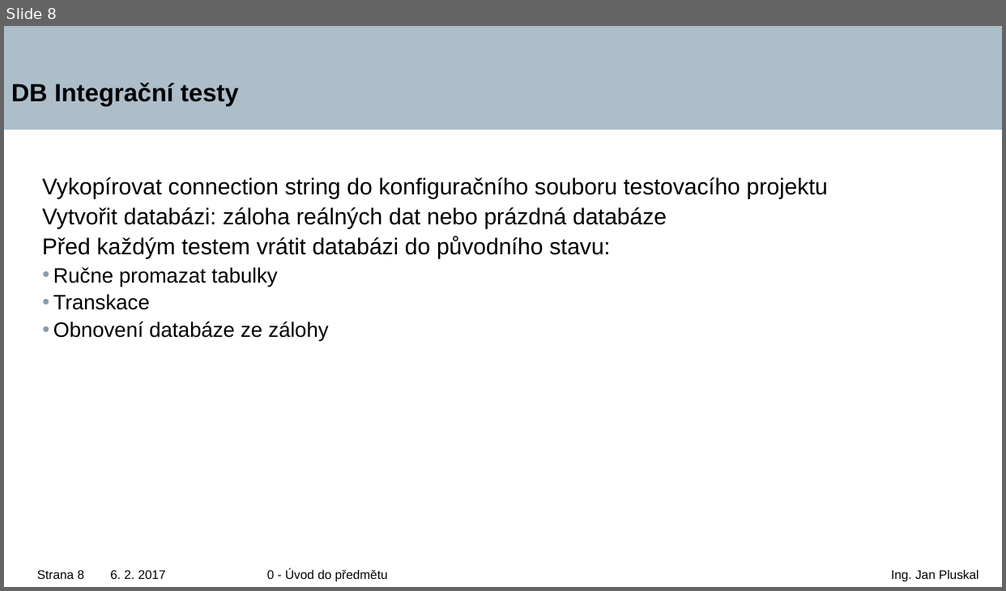
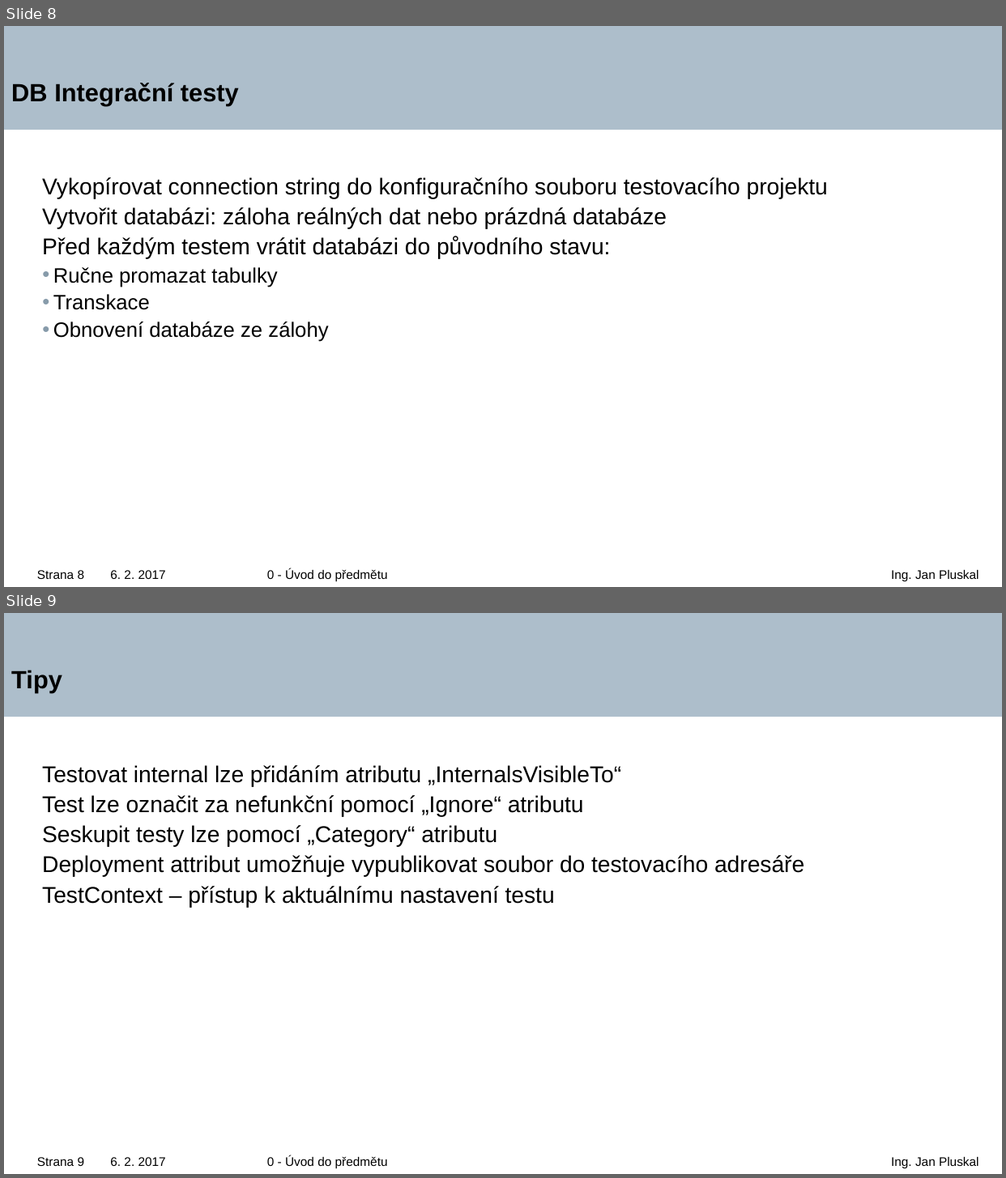
Before and after one commit to tajpo/fitiw5, a slide deck: Lectures/IW5_03_AutomatedTesting.pptx. Shown one above the other, each under a label of ours: slide 8 before the commit, slides 8 and 9 after it. The pictures are 1006x591 and 1006x1178 pixels, drawn with LibreOffice and Linux fonts; fonts in the diff are those of the drawing; background and template pictures are left out. Boxes give left, top, right and bottom in pixels: in the first picture for what was removed or moved away, otherwise in the second. Text is boxed around its words. In the diff, an @@ line names an element or a change of style, - is before the commit and + after.

```diff
--- a/Lectures/IW5_03_AutomatedTesting.pptx
+++ b/Lectures/IW5_03_AutomatedTesting.pptx
@@ slide 9 added at (4,613,1002,1174), background #FFFFFF; not listed: 5 template elements that a slide beside it also shows @@
@@ title added at (11,670,62,693), 24 pt, text #000000, bold @@
+Tipy
@@ text added at (42,765,804,908), 22 pt, text #000000 @@
+Testovat internal lze přidáním atributu „InternalsVisibleTo“
+Test lze označit za nefunkční pomocí „Ignore“ atributu
+Seskupit testy lze pomocí „Category“ atributu
+Deployment attribut umožňuje vypublikovat soubor do testovacího adresáře
+TestContext – přístup k aktuálnímu nastavení testu
```
Also in this commit, not shown: 1 slide changed.
